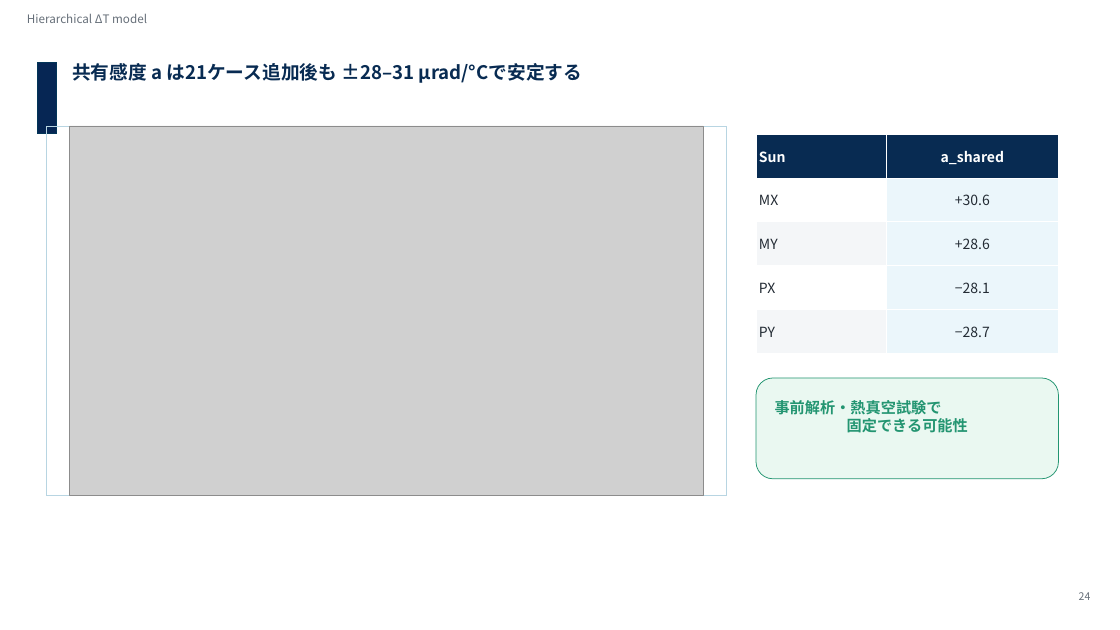
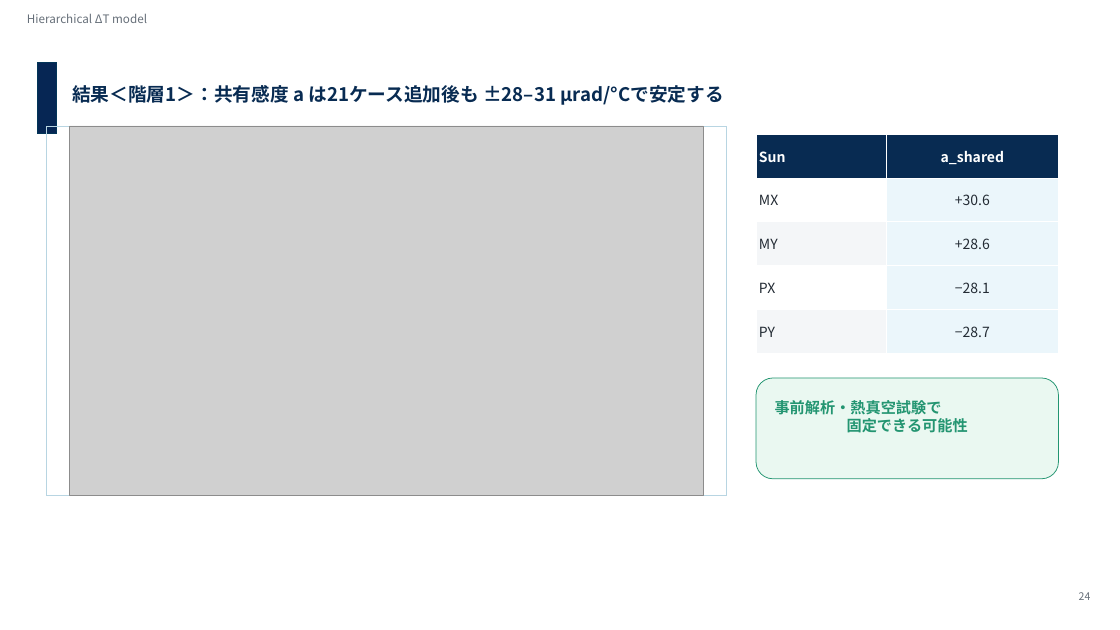
Before and after one commit to Hideki-1029/thermal-deformation-optcomm, a slide deck: slide 22 of papers/seminar/20260721_optcommrg_takamoto_v3_issl.pptx. Drawn at 1120x630 pixels with LibreOffice and Linux fonts; fonts in the diff are those of the drawing; grey boxes stand for pictures; background and template pictures are left out. Boxes give left, top, right and bottom in pixels: in the first picture for what was removed or moved away, otherwise in the second. Text is boxed around its words. In the diff, an @@ line names an element or a change of style, - is before the commit and + after.

```diff
--- a/papers/seminar/20260721_optcommrg_takamoto_v3_issl.pptx
+++ b/papers/seminar/20260721_optcommrg_takamoto_v3_issl.pptx
@@ text at bbox=[72, 85, 724, 105]: text changed @@
-共有感度 a は21ケース追加後も ±28–31 µrad/°Cで安定する
+結果＜階層1＞：共有感度 a は21ケース追加後も ±28–31 µrad/°Cで安定する
```
Also in this commit, not shown: 5 other slides changed, 1 slide added, 1 slide removed.
